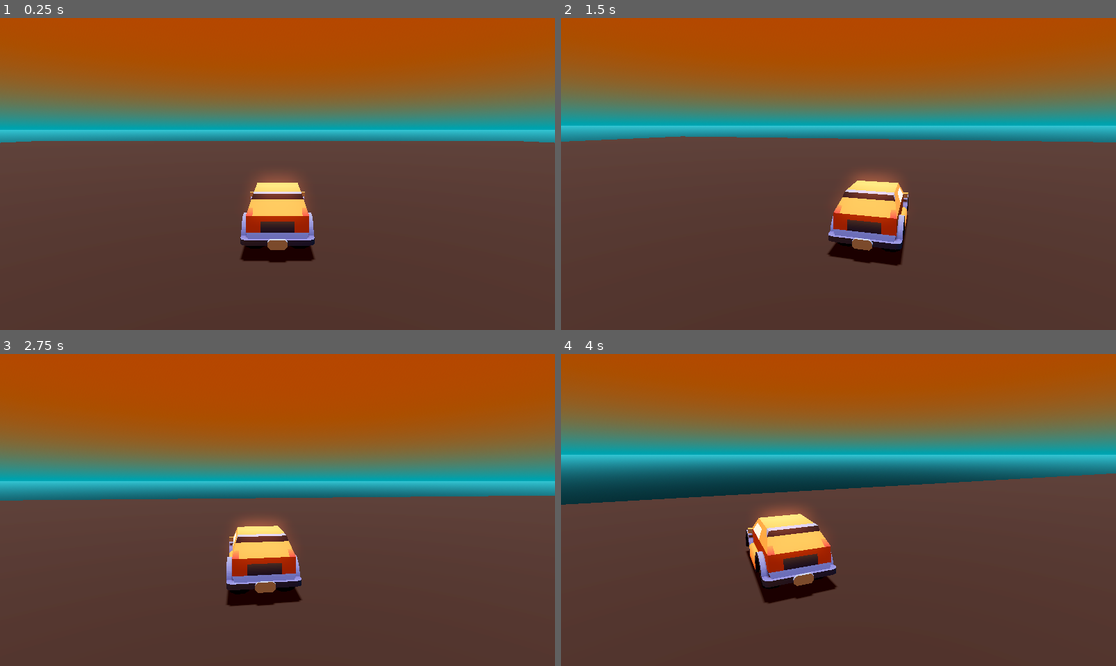
Above: before the commit, frames 1-4 (two rows, left to right).
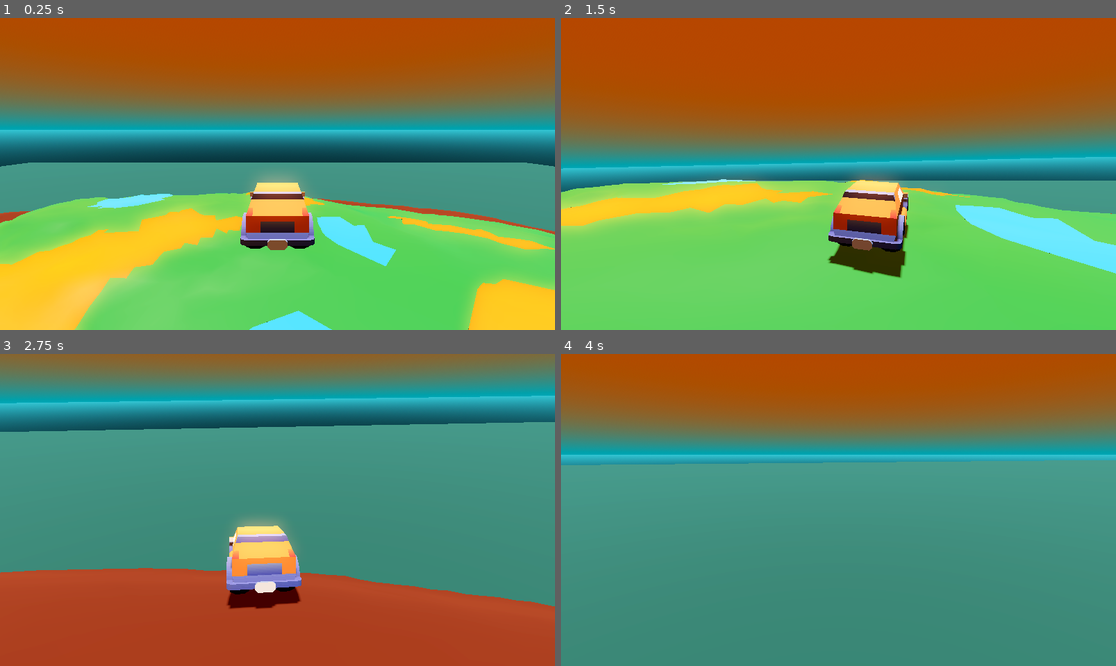
Above: after the commit, the same moments.

Repository: sairpa/sairpa.github.io
Game: Godot game, scene res://scenes/level0.tscn
Two runs of this game, one before a commit and one after it. Both use one fixed random seed, a clock stepped at 60 frames per second and the inputs below.
Inputs (mouse positions are in pixels of both pictures, inside the frame that each line leads up to):
- Up to frame 1 (0.25 s): no input
- Up to frame 2 (1.5 s): move the mouse to (866, 174) at 0.52 s; hold Up (ui_up) from 0.53 s (still down); tap W (accl) at 0.6 s; move the mouse to (810, 174) at 1.27 s; tap Shift at 1.35 s
- Up to frame 3 (2.75 s): keep holding Up (ui_up); move the mouse to (288, 503) at 2.02 s; tap W (accl) at 2.1 s
- Up to frame 4 (4 s): keep holding Up (ui_up); move the mouse to (832, 516) at 2.77 s; tap Shift at 2.85 s; move the mouse to (877, 513) at 3.52 s; tap W (accl) at 3.6 s

The runs differ from the first frame. In frame 1, 58% of the frame differs, in the area x 0-100%, y 39-100%; in frame 2, 78%; in frame 3, 96%, in the area x 0-100%, y 0-100%; in frame 4, 65%.

Commit message:
Added a test landscape with undulations :)

Diff:
--- a/project.godot
+++ b/project.godot
@@ -16,6 +16,10 @@
 boot_splash/bg_color=Color(0, 0, 0, 1)
 boot_splash/image="uid://c6xett8dt8146"
 config/icon="res://icon.svg"
+
+[dotnet]
+
+project/assembly_name="sairpa"
 
 [filesystem]
 
--- a/scenes/car.tscn
+++ b/scenes/car.tscn
@@ -38,7 +38,7 @@
 
 [node name="pivot" type="Node3D" parent="carmesh"]
 unique_name_in_owner = true
-transform = Transform3D(-1, -2.417e-08, 1.49049e-07, 0, 0.987106, 0.160071, -1.50996e-07, 0.160071, -0.987106, 4.26609e-07, 1.78145, -2.8253)
+transform = Transform3D(-1, -2.41701e-08, 1.49049e-07, 0, 0.987106, 0.160071, -1.50996e-07, 0.160071, -0.987106, 4.26609e-07, 1.78145, -2.8253)
 
 [node name="spring" type="SpringArm3D" parent="carmesh/pivot"]
 unique_name_in_owner = true
--- a/scenes/level0.tscn
+++ b/scenes/level0.tscn
@@ -1,12 +1,13 @@
-[gd_scene load_steps=8 format=3 uid="uid://cbw0ktwjovvhx"]
+[gd_scene load_steps=9 format=3 uid="uid://cbw0ktwjovvhx"]
 
 [ext_resource type="PackedScene" uid="uid://cas54o843sd34" path="res://scenes/car.tscn" id="1_4exd7"]
+[ext_resource type="PackedScene" uid="uid://bpl0fnr03csr1" path="res://assets/world.glb" id="1_ic6my"]
 
 [sub_resource type="PlaneMesh" id="PlaneMesh_4exd7"]
-size = Vector2(100, 100)
+size = Vector2(150, 150)
 
 [sub_resource type="StandardMaterial3D" id="StandardMaterial3D_4exd7"]
-albedo_color = Color(0.0980392, 0.0980392, 0.0980392, 0.552941)
+albedo_color = Color(0, 0.309804, 0.337255, 1)
 
 [sub_resource type="BoxShape3D" id="BoxShape3D_4exd7"]
 size = Vector3(100, 0, 100)
@@ -30,7 +31,11 @@
 
 [node name="Level0" type="Node3D"]
 
+[node name="world" parent="." instance=ExtResource("1_ic6my")]
+transform = Transform3D(10, 0, 0, 0, 10, 0, 0, 0, 10, 0.000998497, -9.9679, -0.00863266)
+
 [node name="Ground" type="MeshInstance3D" parent="."]
+transform = Transform3D(1, 0, 0, 0, 1, 0, 0, 0, 1, 0.000998497, -9.84143, -0.00863266)
 mesh = SubResource("PlaneMesh_4exd7")
 skeleton = NodePath("StaticBody3D")
 surface_material_override/0 = SubResource("StandardMaterial3D_4exd7")
@@ -48,4 +53,3 @@
 environment = SubResource("Environment_qsrgx")
 
 [node name="swift_sport" parent="." instance=ExtResource("1_4exd7")]
-transform = Transform3D(1, 0, 0, 0, 1, 0, 0, 0, 1, 0, 2, 0)
--- /dev/null
+++ b/scenes/world.tscn
@@ -0,0 +1,8 @@
+[gd_scene load_steps=2 format=3 uid="uid://gwumuaypixsy"]
+
+[ext_resource type="PackedScene" uid="uid://bpl0fnr03csr1" path="res://assets/world.glb" id="1_nnsk1"]
+
+[node name="World" type="Node3D"]
+
+[node name="world" parent="." instance=ExtResource("1_nnsk1")]
+transform = Transform3D(10, 0, 0, 0, 10, 0, 0, 0, 10, 0, 0, 0)
Binary file added: assets/world.glb
Not shown, added: assets/world.glb.import
